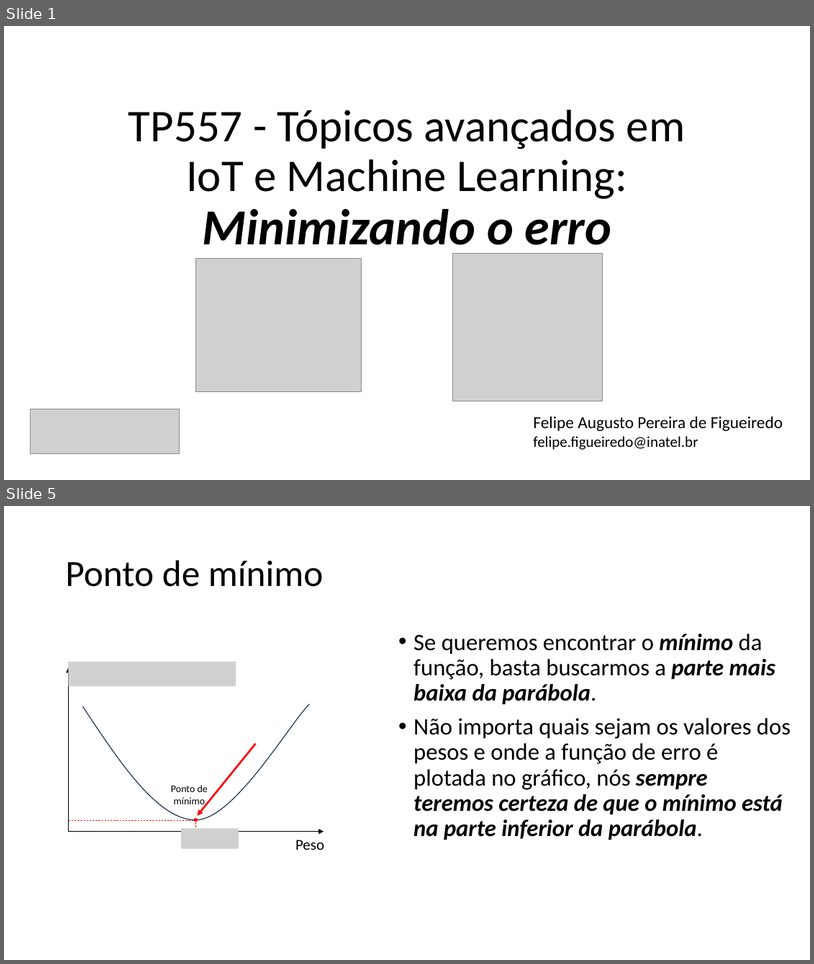
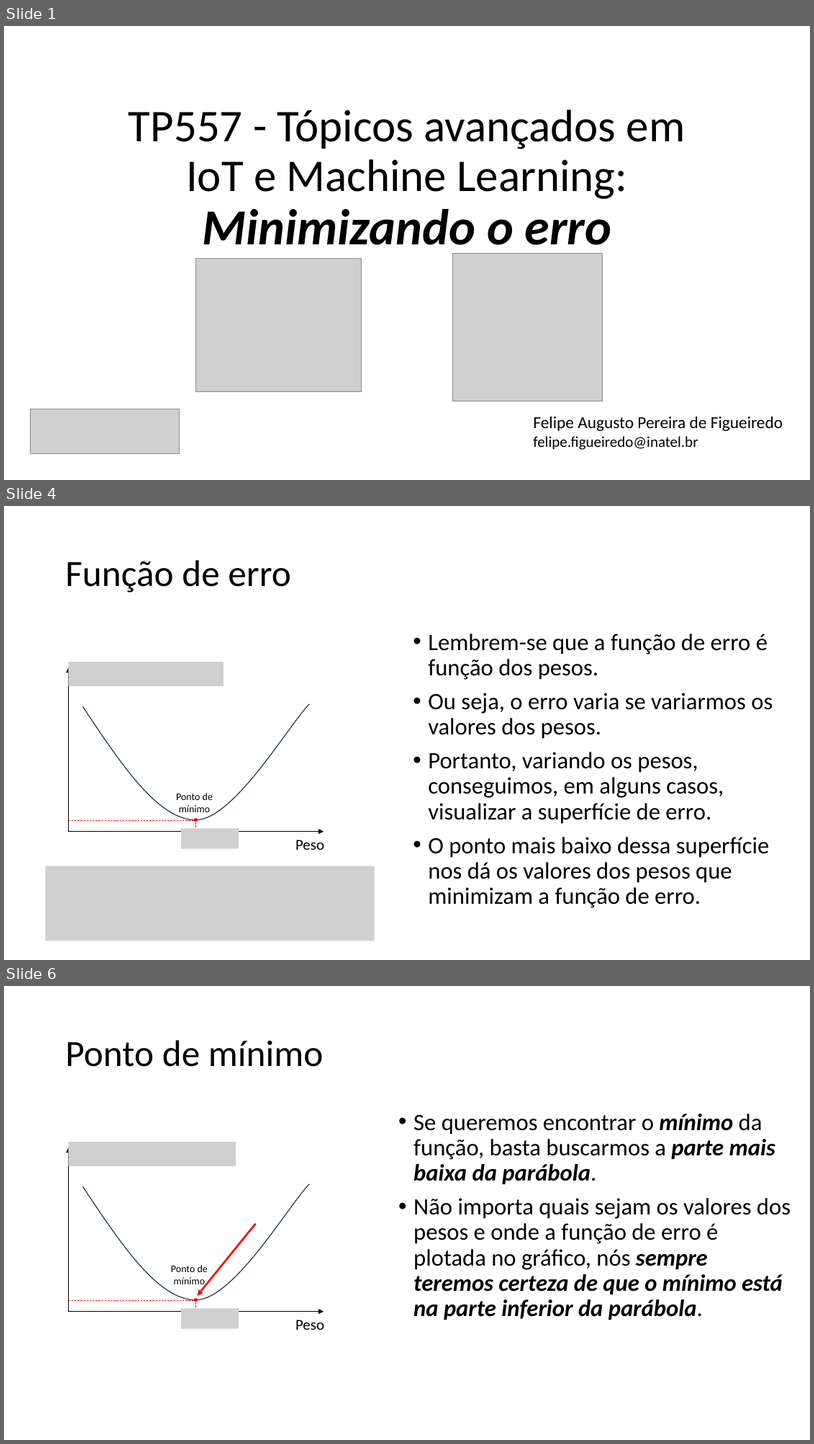
Before and after one commit to zz4fap/tp557-iot-ml, a slide deck: slides/TP557_6_Minimizando_o_erro.pptx. Shown one above the other, each under a label of ours: slides 1 and 5 before the commit, slides 1, 4 and 6 after it; the slides between them are not shown. The pictures are 814x964 and 814x1444 pixels, drawn with LibreOffice and Linux fonts; fonts in the diff are those of the drawing; grey boxes stand for pictures. Boxes give left, top, right and bottom in pixels: in the first picture for what was removed or moved away, otherwise in the second. Text is boxed around its words. In the diff, an @@ line names an element or a change of style, - is before the commit and + after.

```diff
--- a/slides/TP557_6_Minimizando_o_erro.pptx
+++ b/slides/TP557_6_Minimizando_o_erro.pptx
@@ slide 4 added at <box>4,506,810,960</box>, background #FFFFFF @@
@@ title added at <box>65,560,291,592</box>, 44 pt, text #000000 @@
+Função de erro
@@ text added at <box>428,633,773,908</box>, 28 pt, text #000000 @@
+• Lembrem-se que a função de erro é função dos pesos.
+• Ou seja, o erro varia se variarmos os valores dos pesos.
+• Portanto, variando os pesos, conseguimos, em alguns casos, visualizar a superfície de erro.
+• O ponto mais baixo dessa superfície nos dá os valores dos pesos que minimizam a função de erro.
@@ freeform shape added at <box>82,704,309,820</box>, outline #1E3256 1 pt @@
@@ picture added at <box>181,829,239,849</box> @@
@@ group added at <box>69,662,324,849</box>: 2 arrows, 2 texts, 2 lines, 1 picture, 1 ellipse @@
+Peso
+Ponto de mínimo
@@ picture added at <box>45,866,375,941</box> @@
@@ what was slide 5 is now slide 6 @@
```
Also in this commit, not shown: 3 slides changed, 3 other slides added.
